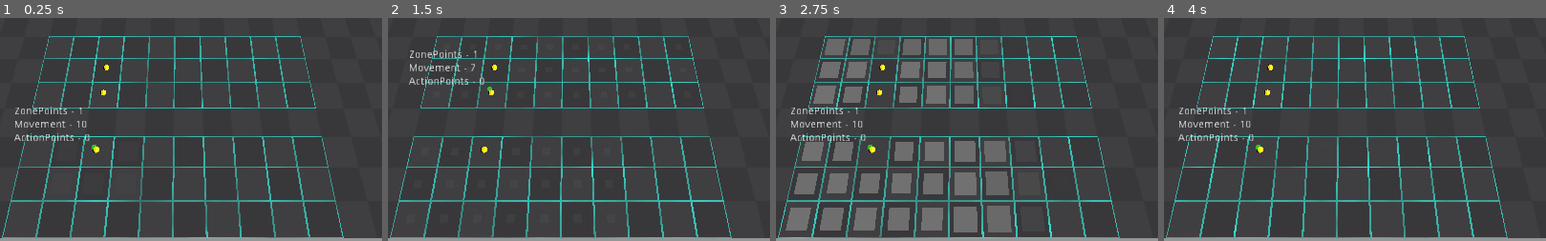
Above: before the commit, frames 1-4 (left to right).
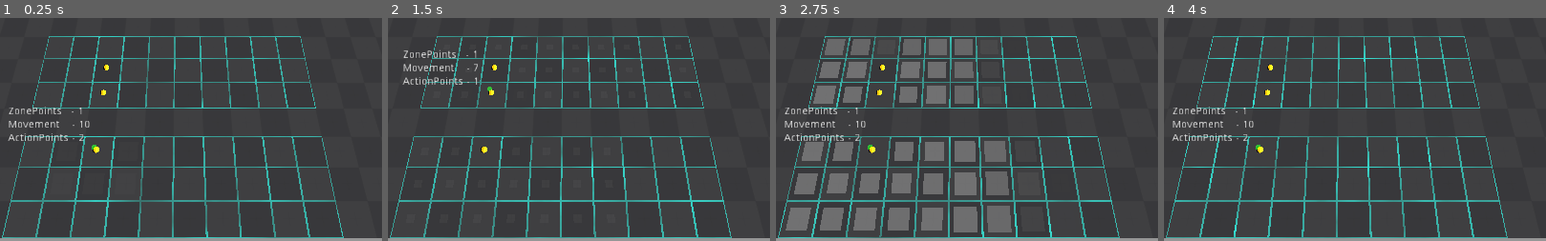
Above: after the commit, the same moments.

Repository: Rogotch/Desert
Game: Godot game, scene res://Resources/Scenes/3D/3dMap.tscn
Two runs of this game, one before a commit and one after it. Both use one fixed random seed, a clock stepped at 60 frames per second and the inputs below. The project has no main scene, so this scene is started directly.
Inputs (mouse positions are % of the whole screen's width and height, from its top left):
- Up to frame 1 (0.25 s): no input
- Up to frame 2 (1.5 s): click "EndTurn" at 0.5 s; click "EndTurn" at 1.25 s
- Up to frame 3 (2.75 s): click "EndTurn" at 2 s
- Up to frame 4 (4 s): move the mouse to (72, 45) at 2.77 s; click (72, 45) at 2.92 s; move the mouse to (30, 55) at 3.52 s; click (30, 55) at 3.67 s
The pictures show only the part of the screen within x 26-76%, y 43-93%; the shares and areas given below are measured in that part.

The runs differ from the first frame. In frame 1, 0.8% of the frame differs, in the area x 2-24%, y 39-56%; in frame 2, 0.8%, in the area x 3-26%, y 14-30%; in frame 3, 0.8%; in frame 4, 0.8%.
Error before the commit: Invalid get index '17' (on base: 'Array'). (res://Resources/Scripts/3DScripts/ArenaScript.gd:416)
Error after the commit: Invalid get index '17' (on base: 'Array'). (res://Resources/Scripts/3DScripts/ArenaScript.gd:443)

Commit message:
Action on target
написал функцию для того, чтобы взаимодействовать с целью, например атаковать и функцию проверки, находится ли цель (ячейка) в какой-либо дистанции.

Diff:
--- a/Resources/Scenes/3D/3dMap.tscn
+++ b/Resources/Scenes/3D/3dMap.tscn
@@ -185,27 +185,33 @@
 speed = 30.0
 MaxMovement = 10
 ZoneCross = 1
+MaxActionPoints = 2
 GridPath = NodePath("../../Environment/GridMap")
 MarkerPath = NodePath("../../Environment/Marker")
 DrawPath = NodePath("../../Environment/Draw")
 ArenaMainNodePath = NodePath("../..")
+AttackDistance = 1
 
 [node name="Character2" parent="CharactersNode" instance=ExtResource( 1 )]
 transform = Transform( 1, 0, 0, 0, 1, 0, 0, 0, 1, 58.9311, 0, 79.2737 )
 speed = 30.0
 MaxMovement = 5
 ZoneCross = 1
+MaxActionPoints = 1
 GridPath = NodePath("../../Environment/GridMap")
 MarkerPath = NodePath("../../Environment/Marker")
 DrawPath = NodePath("../../Environment/Draw")
 ArenaMainNodePath = NodePath("../..")
+AttackDistance = 2
 
 [node name="Character3" parent="CharactersNode" instance=ExtResource( 1 )]
 transform = Transform( 1, 0, 0, 0, 1, 0, 0, 0, 1, 42.89, -7.62939e-06, 70.3547 )
 speed = 30.0
 MaxMovement = 7
 ZoneCross = 1
+MaxActionPoints = 1
 GridPath = NodePath("../../Environment/GridMap")
 MarkerPath = NodePath("../../Environment/Marker")
 DrawPath = NodePath("../../Environment/Draw")
 ArenaMainNodePath = NodePath("../..")
+AttackDistance = 3
--- a/Resources/Scripts/3DScripts/ArenaScript.gd
+++ b/Resources/Scripts/3DScripts/ArenaScript.gd
@@ -190,14 +190,14 @@
 func SetZoneGrid(character):
 	var cell = {movement = 0, zonePoints = 0, interzoneDir = Vector2.ZERO}
 	var startPos = character.ZonePosition
-	var movValue = character.movement
-	var zonValue = character.zonePoints
+	var movValue = character.Movement
+	var zonValue = character.ZonePoints
 	var ScanningNodes = {startPos : cell}
 	var nodesKeys = ScanningNodes.keys()
 	for node in nodesKeys:
 		var DirectionArr = (RectDirections if Grid[node.x][node.y].interZonePoint else RoundDirections)
 		for dir in DirectionArr:
-			# Проверка, чтобы проход через междузонье был строго прямо
+			# Проверка, чтобы значение находилось в рамках зоны
 			if InGridCheck(node, dir, Vector2.ZERO, GridSize):
 				# Проверка, чтобы в интерзону можно было входить и выходить только прямо, а не диагонально
 				# Или проверка, чтобы нельзя было проходить диагонально при наличии боковых препятствий
@@ -361,6 +361,33 @@
 	return false
 	pass
 
+func InDistanceCheck(character, Distance, targetPosition):
+	var cell = {stepLevel = 0}
+	var startPos = character.ZonePosition
+#	var targetPosition = character.target
+#	var Distance = character.AttackDistance
+	var ScanningNodes = {startPos : cell}
+	var nodesKeys = ScanningNodes.keys()
+	for node in nodesKeys:
+		for dir in RoundDirections:
+			# Проверка, чтобы значение находилось в рамках зоны
+			if InGridCheck(node, dir, Vector2.ZERO, GridSize):
+				var gridPos = node + dir
+				# Если клетки ещё нет в словаре сканированных клеток
+				if !ScanningNodes.has(gridPos):
+					# Увеличь уровень шага на 1
+					var newStepLevel   = ScanningNodes[node].stepLevel + 1
+					# Если клетка входит в доступную зону атаки
+					if Distance >= newStepLevel:
+						# Проверка, является ли эта точка целью
+						if gridPos == targetPosition:
+							return true
+						else: # иначе просто добавь её в массив сканируемых точек
+							ScanningNodes[gridPos] = {stepLevel = newStepLevel}
+							nodesKeys.append(gridPos)
+	return false
+	pass
+
 func BuildPathToTheEmptyZone(_Character, endPos):
 	var trace = WaveFindPath(_Character, endPos)
 	trace.invert()
@@ -391,7 +418,7 @@
 		else:
 			break
 	var SelectedTarget = null
-	if _Character.target == newTrace[-1]:
+	if newTrace.size() > 0 && _Character.target == newTrace[-1]:
 		SelectedTarget = newTrace[-1]
 		newTrace.remove(newTrace.find(newTrace[-1]))
 	return {path = newTrace, cost = Cost, target = SelectedTarget}
@@ -414,6 +441,7 @@
 		ClearPathZone()
 		var trace
 		if Grid[selectedPosition.x][selectedPosition.y].content == GridPoint.CHARACTER:
+#			print("Находится ли цель в зоне")
 			character.target = selectedPosition
 			trace = BuildPathToTheTarget(character, selectedPosition)
 			prints("target", str(trace.target))
@@ -422,41 +450,3 @@
 		var finalPath = SetGlobalPath(trace.path)
 		character.path = finalPath
 	pass
-
-#func draw_path(target_pos):
-#	var path_array = Arena._get_path(global_transform.origin, target_pos)
-#	var m = SpatialMaterial.new()
-#	var im = Draw
-#	im.set_material_override(m)
-#	im.clear()
-#	im.begin(Mesh.PRIMITIVE_POINTS, null)
-##	for pathPoint in path_array:
-##		im.add_vertex(pathPoint)
-#	if path_array.size() > 0:
-#		im.add_vertex(path_array[0])
-#		im.add_vertex(path_array[(path_array.size() - 1 if path_array.size() - 1 < movement else movement)])
-#		im.end()
-#		im.begin(Mesh.PRIMITIVE_LINE_STRIP, null)
-#		var count = 0
-#	#	var endPath = (path_array.size() -1 if path_array.size() -1 < movement else path_array.size() -1 - movement)
-#	#	print(str(endPath))
-#		for x in path_array:
-#	#		if count < movement:
-#	#			break
-#	#		if count < path_ind -1:
-#			if count >= movement:
-#				break
-#			count += 1
-#	#			continue
-#			im.add_vertex(x)
-#	im.end()
-#	pass
-
-#Переворачиваем массив и заполняем его мировыми координатами
-#func SetPath(trace):
-#	trace.invert()
-#	var finalPath = []
-#	for point in trace:
-#		finalPath.append(map_to_world(point) + half_tile_size)
-#	return finalPath
-#	pass
--- a/Resources/Scripts/3DScripts/Character.gd
+++ b/Resources/Scripts/3DScripts/Character.gd
@@ -38,19 +38,21 @@
 
 var Moving = false
 var freeMovement = false
-var movement
-var zonePoints
+
+export var AttackDistance : int
+var Movement
+var ZonePoints
 var ActionPoints
 
-var path = []
+var path = [] setget SetPath
 #var path_ind = 0
 
-var ActivePointID = null
+#var ActivePointID = null
 
 # Called when the node enters the scene tree for the first time.
 func _ready():
 	add_to_group("Units")
-	movement = MaxMovement
+	Movement = MaxMovement
 	yield(get_tree(), "idle_frame")
 	var V3Pos = Grid.world_to_map(transform.origin)
 	ZonePosition = Vector2(V3Pos.x, V3Pos.z)
@@ -66,7 +68,7 @@
 	pass # Replace with function body.
 
 func _physics_process(_delta):
-	if path.size() > 0 && (movement > 0 || freeMovement):
+	if path.size() > 0 && (Movement > 0 || freeMovement):
 		Moving = true
 		velocity = transform.origin.direction_to(path[0]) * speed
 		if transform.origin.distance_to(path[0]) > 0.5:
@@ -79,6 +81,11 @@
 		if path.size() == 0:
 			Moving = false
 			Arena.CreatePathZone(self)
+			printt(str(target), str(Movement), str(ActionPoints))
+			if target != null:
+				DoSomething()
+			elif Movement == 0 && ActionPoints == 0:
+				FightSystem.EndTurn()
 #			print("Movement - " + str(movement))
 		pass
 #			move_and_slide(move_vec.normalized() * speed, Vector3.UP)
@@ -103,7 +110,7 @@
 #		im.add_vertex(pathPoint)
 	if path_array.size() > 0:
 		im.add_vertex(path_array[0])
-		im.add_vertex(path_array[(path_array.size() - 1 if path_array.size() - 1 < movement else movement)])
+		im.add_vertex(path_array[(path_array.size() - 1 if path_array.size() - 1 < Movement else Movement)])
 		im.end()
 		im.begin(Mesh.PRIMITIVE_LINE_STRIP, null)
 		var count = 0
@@ -113,7 +120,7 @@
 	#		if count < movement:
 	#			break
 	#		if count < path_ind -1:
-			if count >= movement:
+			if count >= Movement:
 				break
 			count += 1
 	#			continue
@@ -123,8 +130,8 @@
 
 func StartTurn():
 	Selecter.visible = true
-	movement = MaxMovement
-	zonePoints = ZoneCross
+	Movement = MaxMovement
+	ZonePoints = ZoneCross
 	ActionPoints = MaxActionPoints
 	Arena.CreatePathZone(self)
 	pass
@@ -133,3 +140,27 @@
 	Selecter.visible = false
 	Arena.ClearPathZone()
 	pass
+
+func SetPath(newPath):
+	print("Setter work!")
+	if target != null && Arena.InDistanceCheck(self, AttackDistance, target):
+		print("In distance without movement")
+		DoSomething()
+	elif newPath.size() == 0:
+		if target != null:
+			DoSomething()
+	elif newPath.size() > 0:
+		path = newPath
+	pass
+
+func DoSomething():
+	print("Somethimg!")
+	if Arena.InDistanceCheck(self, AttackDistance, target) && ActionPoints > 0:
+		ActionPoints -= 1
+		print("In AttackDistance")
+	target = null
+	if ActionPoints == 0 && Movement == 0:
+		FightSystem.EndTurn()
+	else:
+		Arena.CreatePathZone(self)
+	pass
--- a/Resources/Scripts/3DScripts/PathAreaTile.gd
+++ b/Resources/Scripts/3DScripts/PathAreaTile.gd
@@ -34,11 +34,11 @@
 	Anim.play("disappear")
 	yield(Anim, "animation_finished")
 	if AppearEnd:
-		print("Выход 1")
+#		print("Выход 1")
 		queue_free()
 	else:
 		yield(self, "EndAppear")
-		print("Выход 2")
+#		print("Выход 2")
 		queue_free()
 	pass
 
--- a/Resources/Scripts/GlobalScripts/Global.gd
+++ b/Resources/Scripts/GlobalScripts/Global.gd
@@ -3,3 +3,5 @@
 
 func _ready():
 	pass
+
+#func GetRoundPo2DPositionsBy
--- a/Resources/Scripts/NodeScripts/GridPoint.gd
+++ b/Resources/Scripts/NodeScripts/GridPoint.gd
@@ -21,14 +21,14 @@
 #Проверка возможности прохождения через эту клетку персонажем
 func CheckMovement(_character, lastPointsCost):
 #	Если это межзонье, но у игрока есть и пункты движения и пункты перехода между зонами
-	if interZonePoint && _character.zonePoints > lastPointsCost.zonePoints && _character.movement > lastPointsCost.movement:
+	if interZonePoint && _character.ZonePoints > lastPointsCost.zonePoints && _character.Movement > lastPointsCost.movement:
 #		То увеличь в стоимости пути количество необходимых пунктов межзония, не меняя при этом пункты движения
 		lastPointsCost.zonePoints += 1
 #		Верни истину, если у персонажа ещё есть очки передвижения и ложь в обратном случае
-		return (_character.movement > lastPointsCost.movement)
+		return (_character.Movement > lastPointsCost.movement)
 	else:
 #		Если это межзонье, но у игрока нет очков перехода между зонами, то верни ложь
-		if interZonePoint && _character.zonePoints <= lastPointsCost.zonePoints:
+		if interZonePoint && _character.ZonePoints <= lastPointsCost.zonePoints:
 			return false
 		else:
 #			Если это межзонье, верни ложь
@@ -37,7 +37,7 @@
 			else:
 #				Иначе верни результат в зависимости от того, достаточно ли у игрока очков передвижения и увеличь стоимость передвижения на 1
 				lastPointsCost.movement += 1
-				return (_character.movement >= lastPointsCost.movement)
+				return (_character.Movement >= lastPointsCost.movement)
 	pass
 
 func OnCellStart():
@@ -48,8 +48,8 @@
 
 func OnCellMove(_Character):
 	if interZonePoint:
-		_Character.zonePoints -= 1
+		_Character.ZonePoints -= 1
 	else:
 		if !_Character.freeMovement:
-			_Character.movement -= 1
+			_Character.Movement -= 1
 	pass
--- a/Resources/Scripts/UIScripts/FightUI.gd
+++ b/Resources/Scripts/UIScripts/FightUI.gd
@@ -19,7 +19,7 @@
 	if FightSystem.SelectedCharacter != null:
 		UnitStrings.rect_position = -UnitStrings.rect_size + UnitUIOffset
 		UnitUI.rect_position = get_viewport().get_camera().unproject_position(FightSystem.SelectedCharacter.transform.origin)
-		UnitZP.text = "ZonePoints - " + str(FightSystem.SelectedCharacter.zonePoints)
-		UnitMP.text = "Movement - " + str(FightSystem.SelectedCharacter.movement)
+		UnitZP.text = "ZonePoints   - " + str(FightSystem.SelectedCharacter.ZonePoints)
+		UnitMP.text = "Movement    - " + str(FightSystem.SelectedCharacter.Movement)
 		UnitAP.text = "ActionPoints - " + str(FightSystem.SelectedCharacter.ActionPoints)
 	pass
